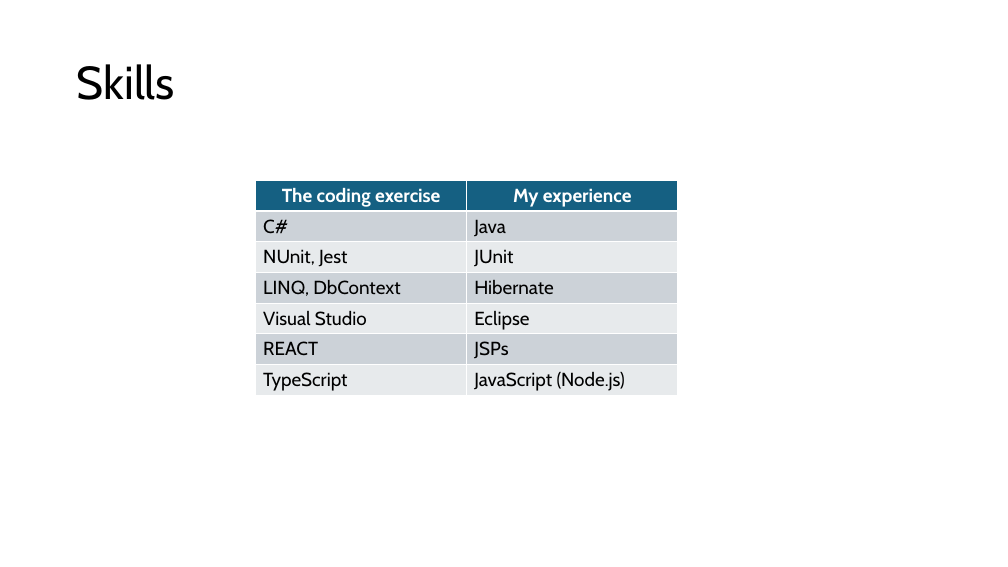
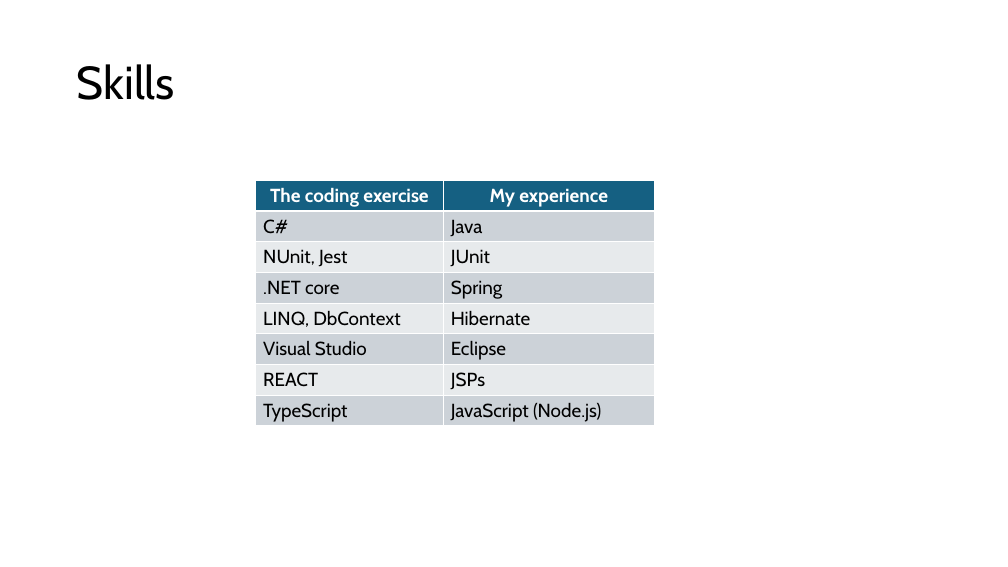
Before and after one commit to rennyeb/hci-take-home-interview-v3-main, a slide deck: slide 6 of Coding Exercise.pptx. Drawn at 1008x567 pixels with LibreOffice and Linux fonts; fonts in the diff are those of the drawing. Boxes give left, top, right and bottom in pixels: in the first picture for what was removed or moved away, otherwise in the second. Text is boxed around its words. In the diff, an @@ line names an element or a change of style, - is before the commit and + after.

```diff
--- a/Coding Exercise.pptx
+++ b/Coding Exercise.pptx
@@ table at [256,181,654,426] @@
+row 4: .NET core | Spring
@@ table: place and size @@
-table at [256,181,678,395]
+table at [256,181,654,426]
```
Also in this commit, not shown: 3 slides added, 1 slide removed, 2 other files.
